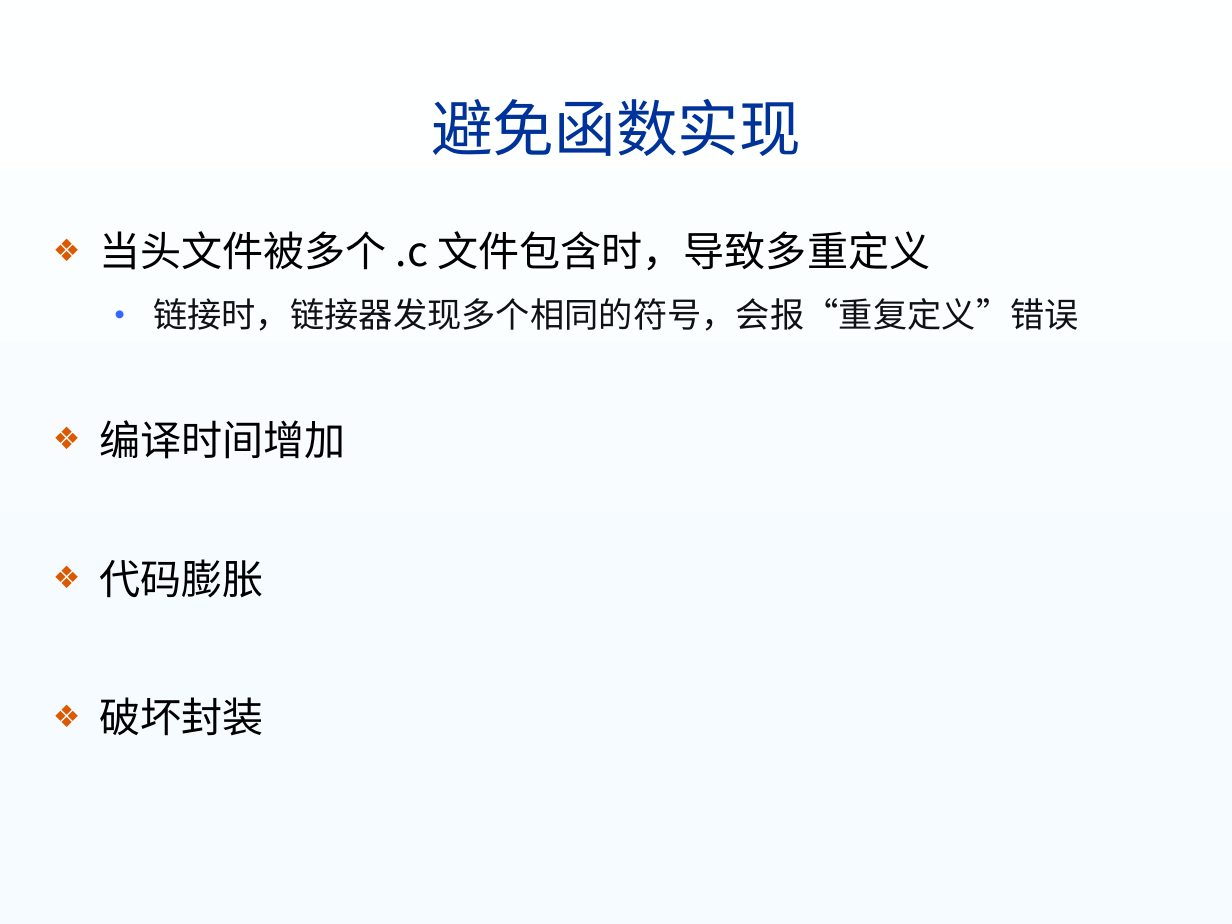
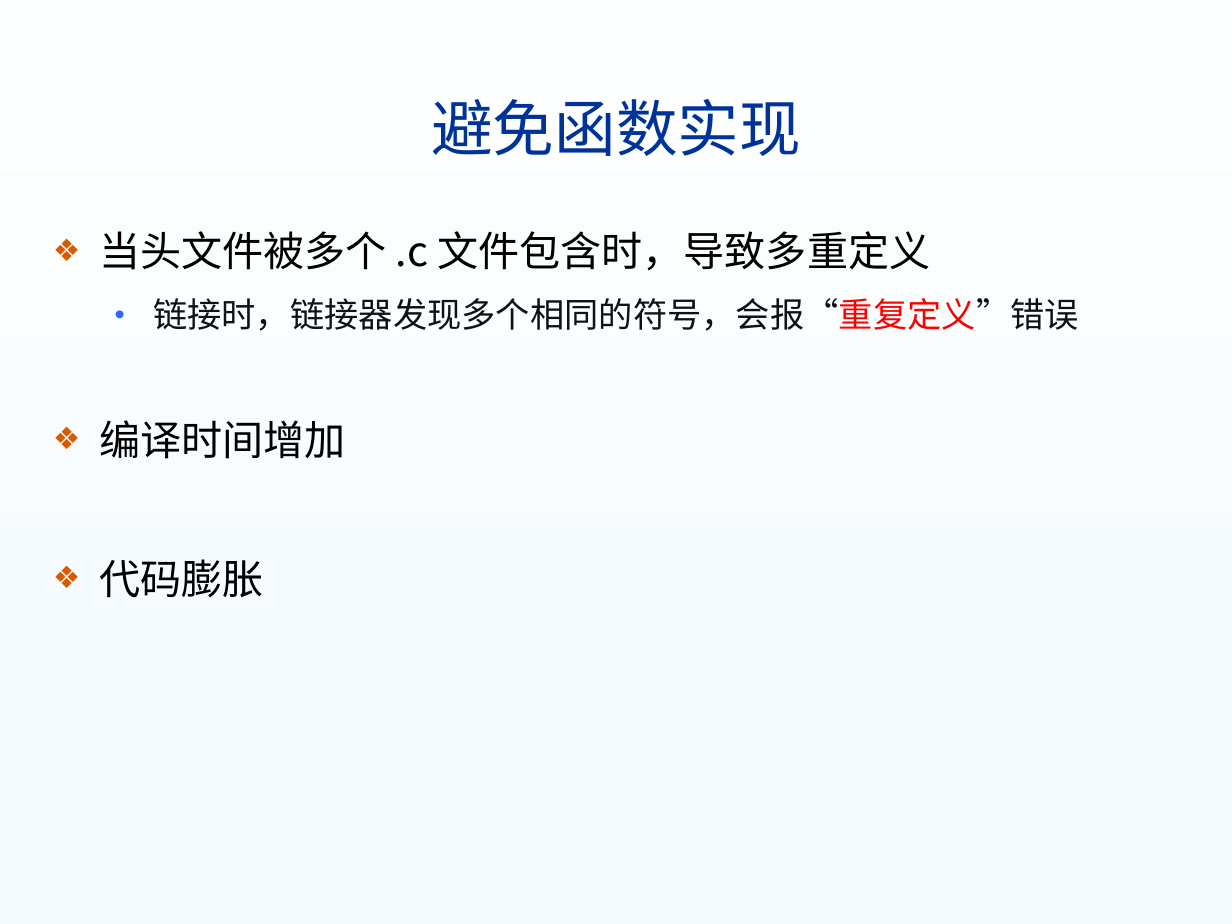
Before and after one commit to USTC-ISP/ustc-isp.github.io, a slide deck: slide 44 of lectures/03模块化程序设计.pptx (slide 49 before the commit). Drawn at 1232x924 pixels with LibreOffice and Linux fonts; fonts in the diff are those of the drawing; background and template pictures are left out. Boxes give left, top, right and bottom in pixels: in the first picture for what was removed or moved away, otherwise in the second. Text is boxed around its words. In the diff, an @@ line names an element or a change of style, - is before the commit and + after.

```diff
--- a/lectures/03模块化程序设计.pptx
+++ b/lectures/03模块化程序设计.pptx
@@ text at <box>153,298,1079,331</box>: text colour #0F1115 to #FF0000 in "链接时，链接器发现多个相同的符号，会报“重复定义”错误" @@
@@ text at <box>99,697,263,736</box>: paragraph removed @@
-❖ 破坏封装
```
Also in this commit, not shown: 17 other slides changed, 3 slides added, 8 slides removed, 12 other files.
